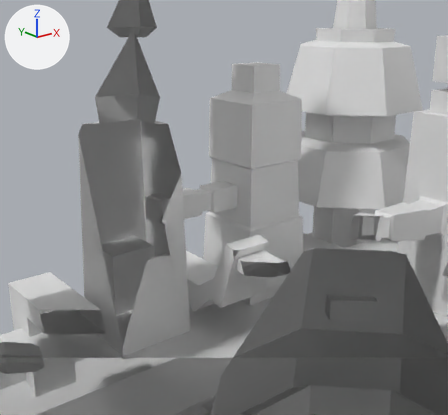
Before and after pictures for a commit that changed the FBX model ScifiCityGeneratorUnity/Assets/SciFiCity/TowerGenerator/!Fbx/ChunkCity.001.fbx.
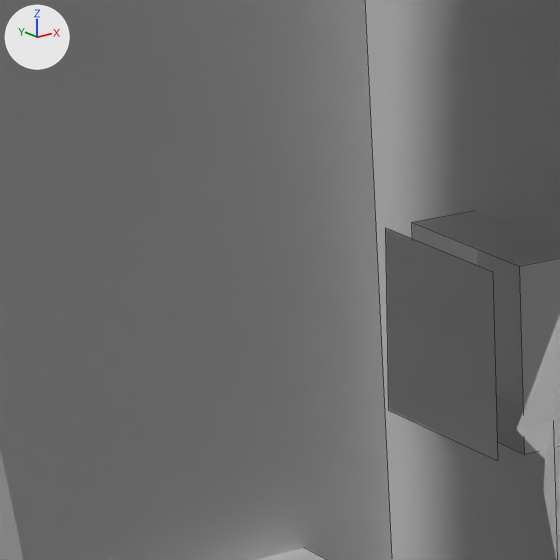
Each version is shown from a 50 mm lens placed at (-12.2, -34.91, 10.22), pointed at (0.95, -18.47, 3.64), then close up on the part from 22% to 37% of the width and 40% to 57% of the height. The axes (+X, +Y, +Z) are drawn at upper left. The lights are the same throughout. The close-ups show mesh edges as thin lines. Everything nearer to the camera than a plane just in front of the edit is cut away. Where no turn or scale is listed for an object, it has been applied to the vertices. Vertices at the same position are counted once.

In view in the first close-up: 'Tower(GroupSet).005', 'Tower.004', 'Tower.006'.
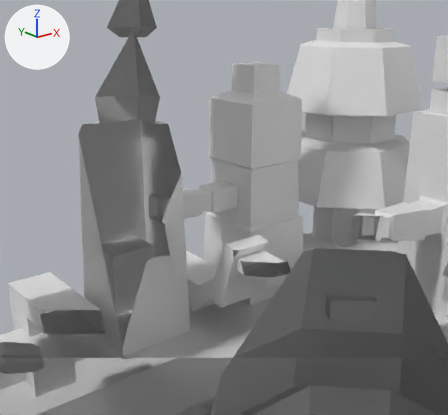
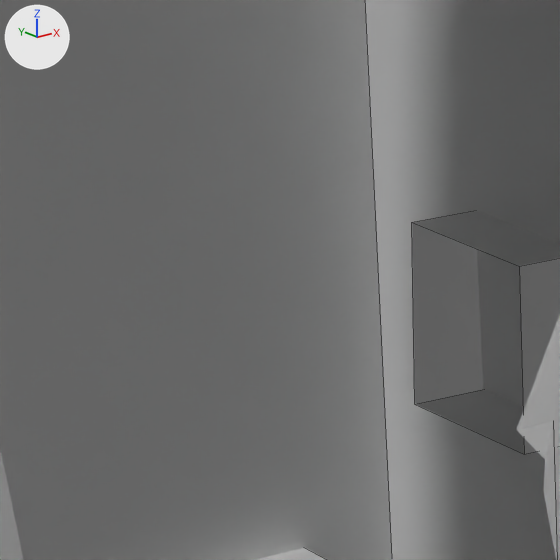
What the commit changed:
me_cube_019 has 44 vertices, 39 faces and spans x -1.93..3.88, y 6.12..8.88, z -0.39..8.53.
me_cube_019 is used by ob_tower_004; location (0.0, -25.815, 0.0).
me_cube_019 part 1: the loose piece of 4 vertices spanning x -1.93..-1.92, y 7.08..7.92, z 3.68..4.47 is deleted.

What differs and where, as boxes [x1, y1, x2, y2] in the close-ups (560 x 560 px):
'Tower.004', reshaped (not visible afterwards): before [386, 228, 498, 460]
